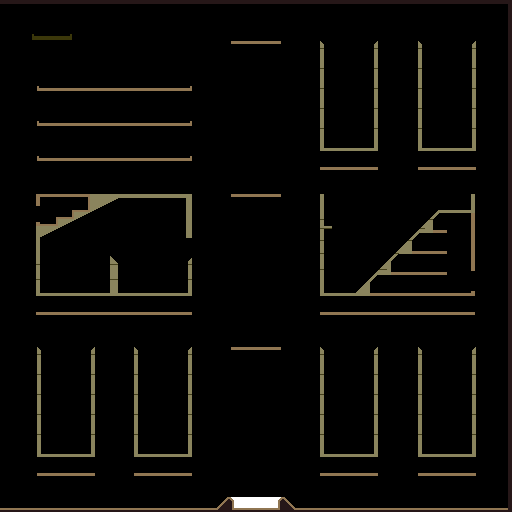
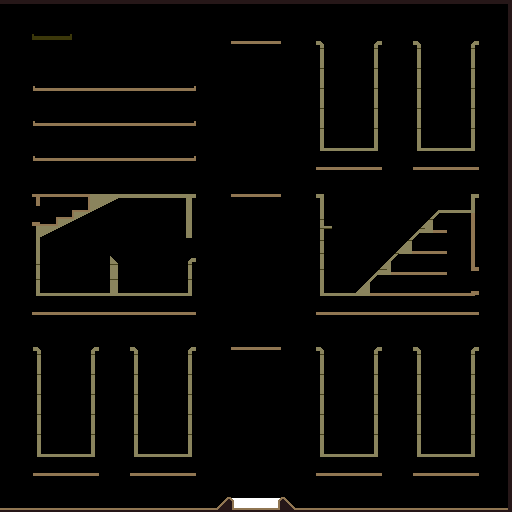
Comparing the layer stacks of the two 512x512 images. Changes:
painted on "Background" over [32, 41, 479, 498]
added layer "b" above "scene.png" over [32, 41, 479, 498]
